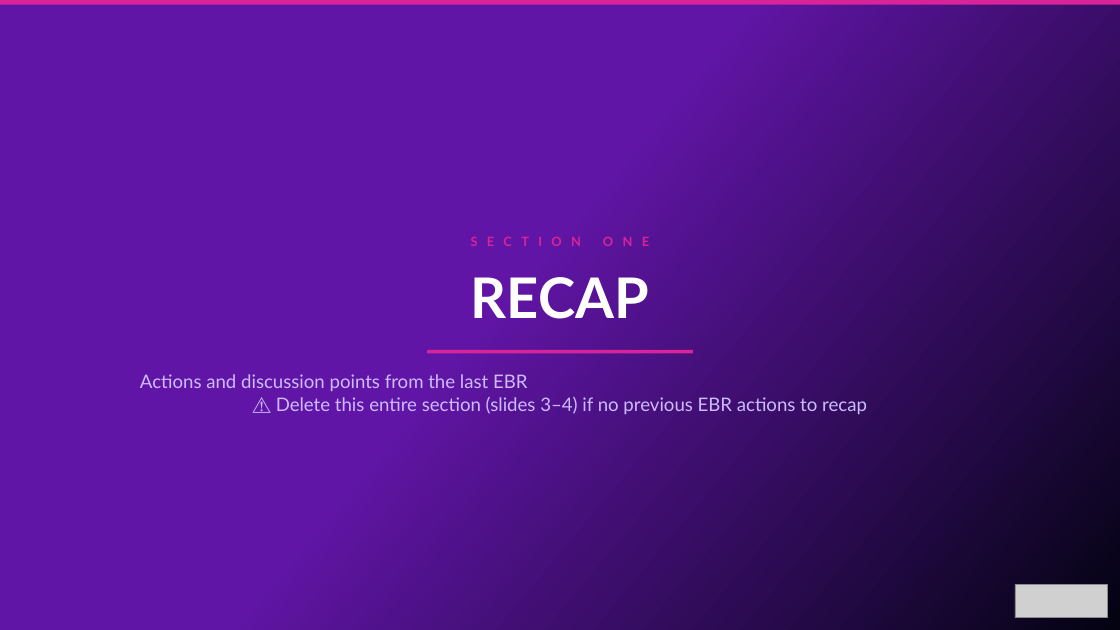
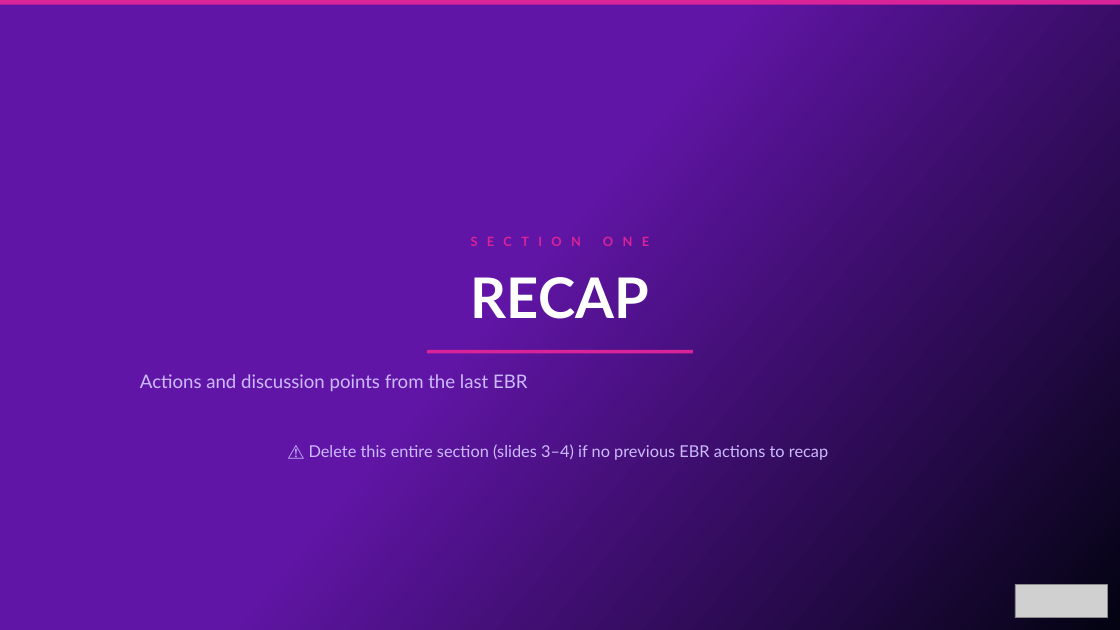
Before and after one commit to oresanniowo-beep/EBR-Gen-v2, a slide deck: slide 4 of EBR_Template.pptx (slide 3 before the commit). Drawn at 1120x630 pixels with LibreOffice and Linux fonts; fonts in the diff are those of the drawing; grey boxes stand for pictures. Boxes give left, top, right and bottom in pixels: in the first picture for what was removed or moved away, otherwise in the second. Text is boxed around its words. In the diff, an @@ line names an element or a change of style, - is before the commit and + after.

```diff
--- a/EBR_Template.pptx
+++ b/EBR_Template.pptx
@@ text at [140, 374, 527, 391]: text changed @@
-Actions and discussion points from the last EBR
-⚠ Delete this entire section (slides 3–4) if no previous EBR actions to recap
+Actions and discussion points from the last EBR
@@ text added at [309, 444, 828, 460], 14 pt, text #CCBBFF @@
+⚠ Delete this entire section (slides 3–4) if no previous EBR actions to recap
```
Also in this commit, not shown: 11 other slides changed, 1 slide added, 1 slide removed.
